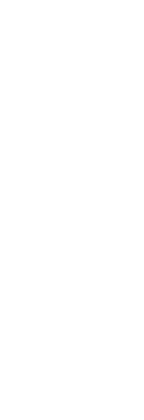
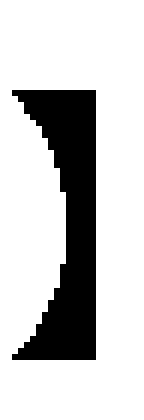
Before/after of a 144 × 420 layered artwork. What changed in the layer stack:
showed "】" over [12, 90, 96, 360]
